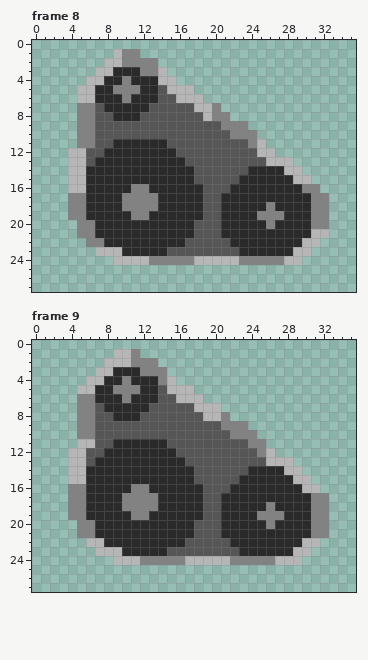
Edited in one commit: pixel-art file (Sprites/Pawns/Pawn_07/Pawn_07_Part_Trax.aseprite). This is how it looked before the edit.
36x28 pixels, 12 frames. Shown: frame 8, frame 9. The commit also changed other frames, which this record leaves out.
The result:
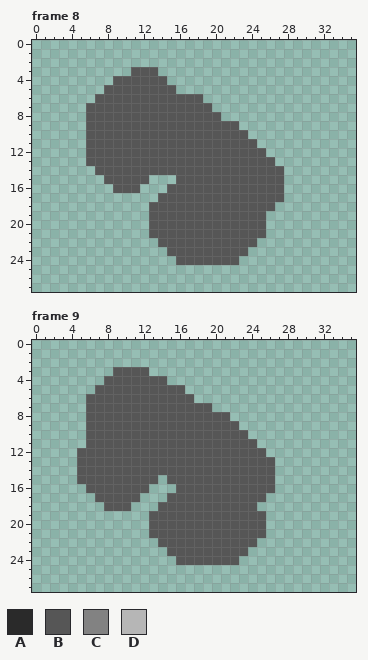
Palette (. is transparent): A #2a2a2a  B #565656  C #828282  D #b6b6b6
Difference:
layer "Layer 1" now hidden
Changed rows in their new state; - is an unchanged pixel.
Frame 8:
first column x 4:
 1 -----...---------------------
 2 ----......-------------------
 3 ---....BBB.------------------
 4 --...BBBBBB.-----------------
 5 -...BBBBBB-B..---------------
 6 -..BBBBBBB--BBB--------------
 7 -.B-BBBBB-----BB.------------
 8 -.B--BBB-------BB.-----------
 9 -.B--------------BB.---------
10 -.B---------------BB.--------
11 -.B--BBBBBB---------B.-------
12 ..--BBBBBBBB---------B.------
13 ..-BBBBBBBBBB---------B..----
14 ...BBBBBBBBBBB------BBBB..---
15 ....BBBBB...BB-----BBBBB...--
16 .....BBB...BBBB---BBBBBB....-
17 ..........BBBBB--BBBBBBB.....
18 .........BBBBBB--BBBBBB......
19 .........BBBBBB--BBBBB.......
20 -........BBBBB---BBBBB.......
21 -........BBBBB---BBBBB.......
22 --........BBB-----BBB.......-
23 ---........--------B.......--
24 -----.......BBBBBBB.......---
Frame 9:
first column x 4:
 1 -----...---------------------
 2 ----......-------------------
 3 ---..BBBB..------------------
 4 --..BBBBBBB.-----------------
 5 -..BBBBBBB-BB.---------------
 6 -.BBBBBBBB--BB.--------------
 7 -.B-BBBBB-----BB.------------
 8 -.B--BBB-------BBB-----------
 9 -.B--------------BB.---------
10 -.B---------------BB.--------
11 -.B--BBBBBB---------B.-------
12 .B--BBBBBBBB---------B.------
13 .B-BBBBBBBBBB---------B..----
14 .BBBBBBBBBBBBB------BBB...---
15 .BBBBBBBBB.BBB-----BBBB....--
16 ..BBBBBBB...BBB---BBBBB.....-
17 ...BBBBB...BBBB--BBBBB.......
18 ....BBB...BBBBB--BBBB........
19 .........BBBBBB--BBBBB.......
20 -........BBBBB---BBBBB.......
21 -........BBBBB---BBBBB.......
22 --........BBB-----BBB.......-
23 ---........--------B.......--
24 -----.......BBBBBBB.......---
Changed places in both pictures, as pixel boxes (x1, y1, x2, y2):
changed: (68, 49, 329, 265)
changed: (68, 349, 329, 565)
